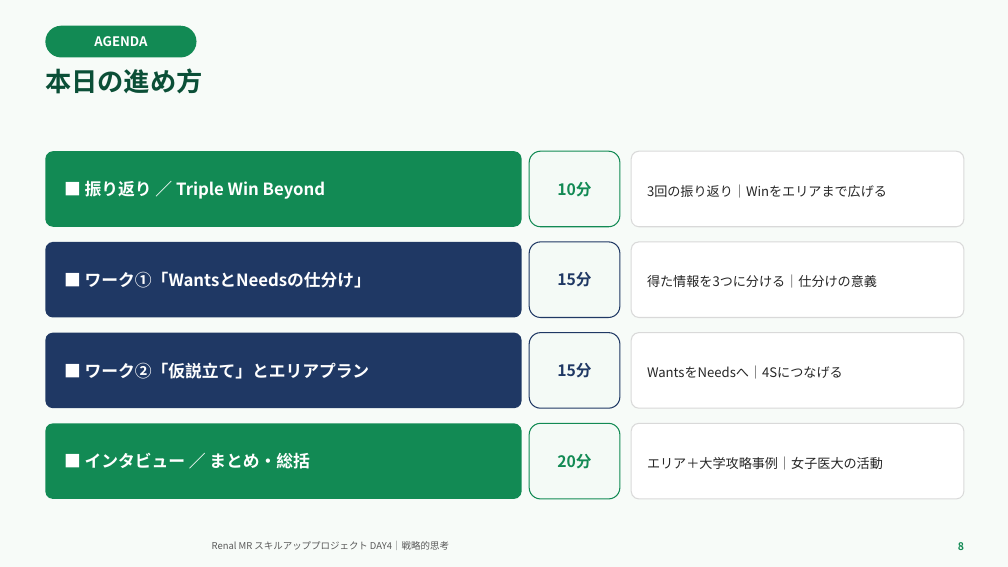
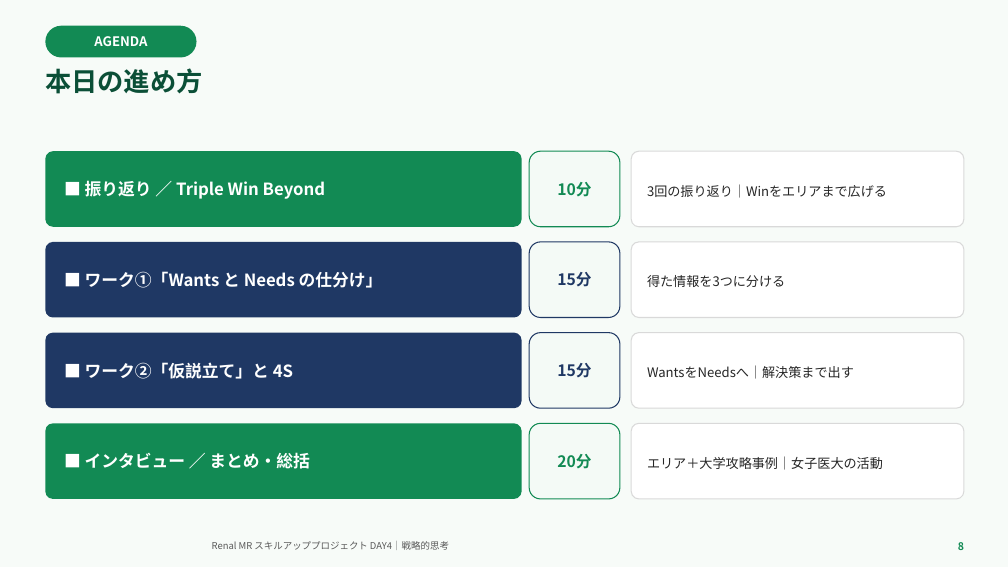
Before and after one commit to TAKUYA-1187/Claude, a slide deck: slide 8 of novartis_training/DAY4_ちょっと分かるだけで世界が変わる.pptx. Drawn at 1008x567 pixels with LibreOffice and Linux fonts; fonts in the diff are those of the drawing; background and template pictures are left out. Boxes give left, top, right and bottom in pixels: in the first picture for what was removed or moved away, otherwise in the second. Text is boxed around its words. In the diff, an @@ line names an element or a change of style, - is before the commit and + after.

```diff
--- a/novartis_training/DAY4_ちょっと分かるだけで世界が変わる.pptx
+++ b/novartis_training/DAY4_ちょっと分かるだけで世界が変わる.pptx
@@ text in rounded rectangle at (x1=85, y1=271, x2=383, y2=288): spaces changed @@
-■ ワーク①「WantsとNeedsの仕分け」
+■ ワーク①「Wants と Needs の仕分け」
@@ text in rounded rectangle at (x1=647, y1=275, x2=785, y2=287): text changed @@
-得た情報を3つに分ける｜仕分けの意義
+得た情報を3つに分ける
@@ text in rounded rectangle at (x1=85, y1=362, x2=293, y2=379): text changed @@
-■ ワーク②「仮説立て」とエリアプラン
+■ ワーク②「仮説立て」と 4S
@@ text in rounded rectangle at (x1=647, y1=365, x2=854, y2=379): text changed @@
-WantsをNeedsへ｜4Sにつなげる
+WantsをNeedsへ｜解決策まで出す
```
Also in this commit, not shown: 21 other slides changed, 6 slides removed, 2 other files.
